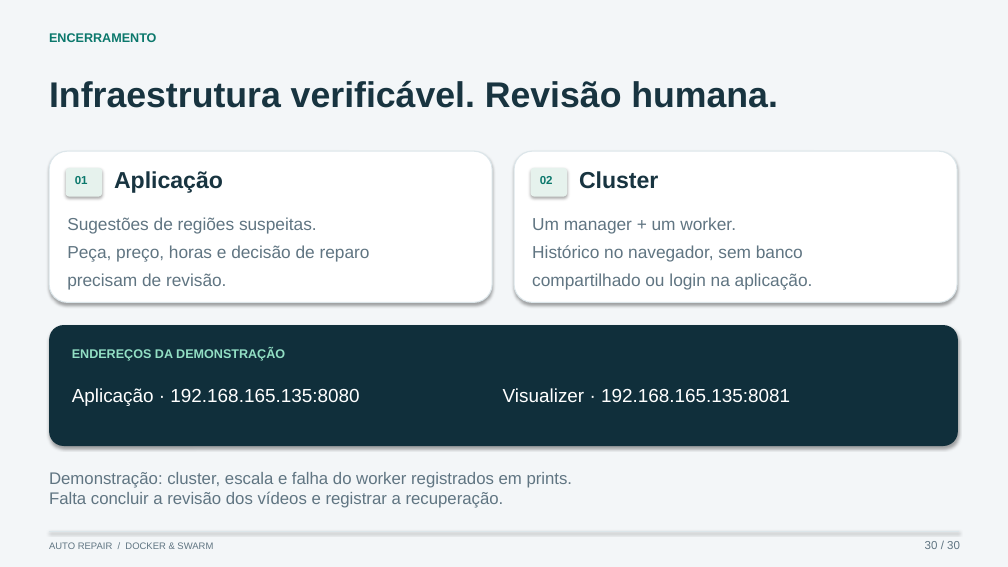
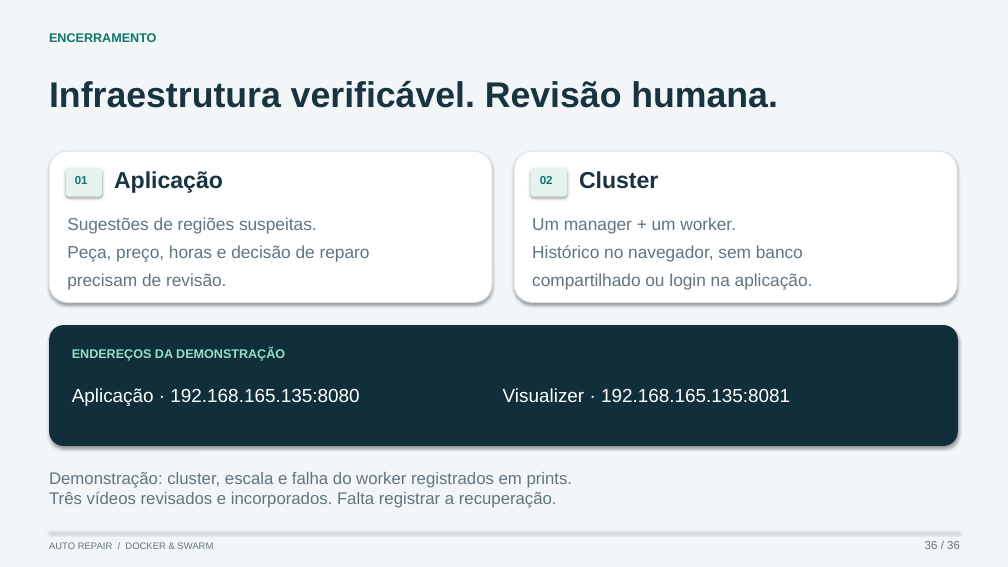
Before and after one commit to KaykyMatos845/auto-repair-budget-agent, a slide deck: slide 36 of public/auto-repair-apresentacao-demonstracao.pptx (slide 30 before the commit). Drawn at 1008x567 pixels with LibreOffice and Linux fonts; fonts in the diff are those of the drawing. Boxes give left, top, right and bottom in pixels: in the first picture for what was removed or moved away, otherwise in the second. Text is boxed around its words. In the diff, an @@ line names an element or a change of style, - is before the commit and + after.

```diff
--- a/public/auto-repair-apresentacao-demonstracao.pptx
+++ b/public/auto-repair-apresentacao-demonstracao.pptx
@@ text at [49,472,573,508]: text changed @@
-Demonstração: cluster, escala e falha do worker registrados em prints.
-Falta concluir a revisão dos vídeos e registrar a recuperação.
+Demonstração: cluster, escala e falha do worker registrados em prints.
+Três vídeos revisados e incorporados. Falta registrar a recuperação.
@@ text at [925,541,960,549]: text changed @@
-30 / 30
+36 / 36
```
Also in this commit, not shown: 29 other slides changed, 6 slides added, 17 other files.
